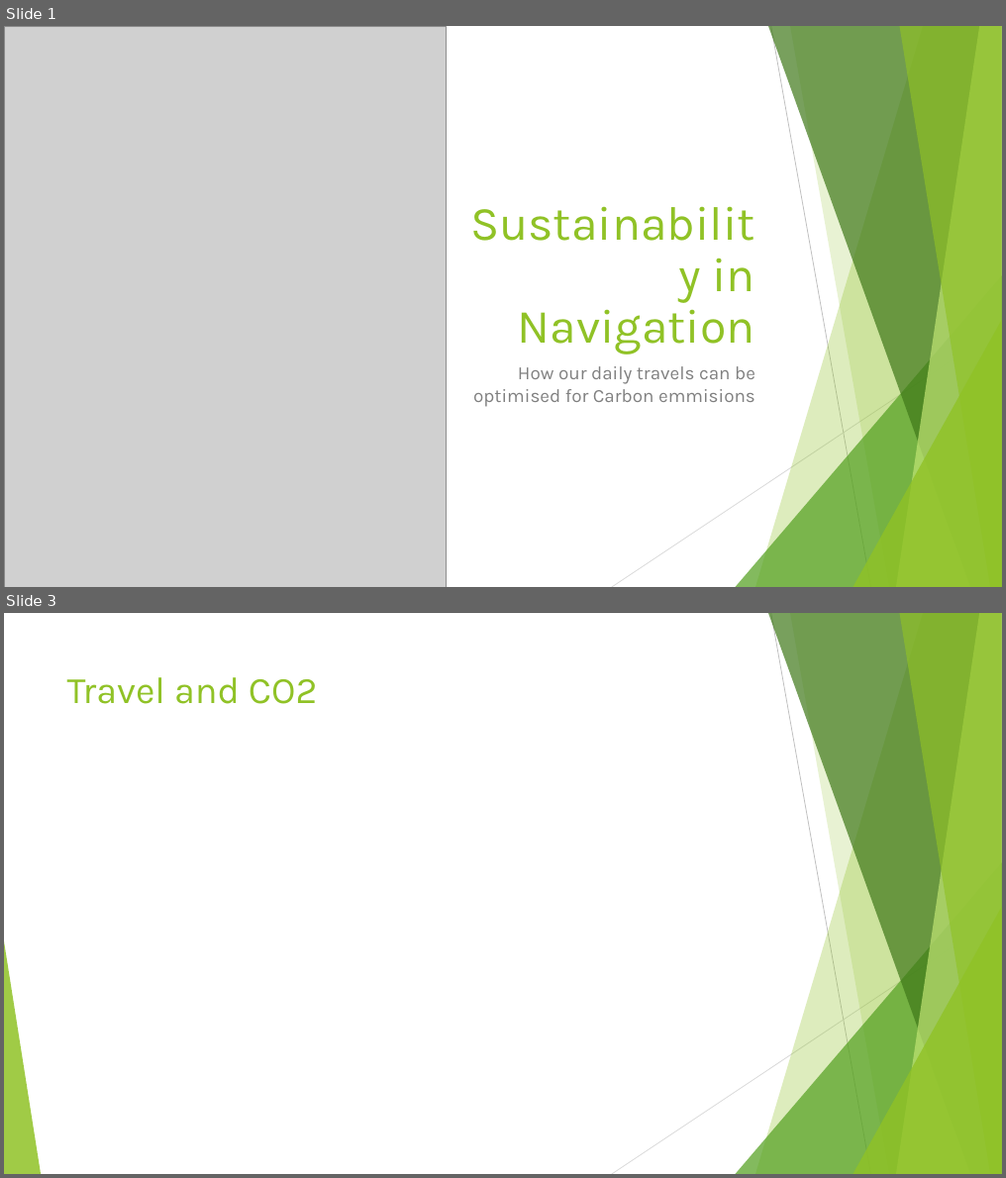
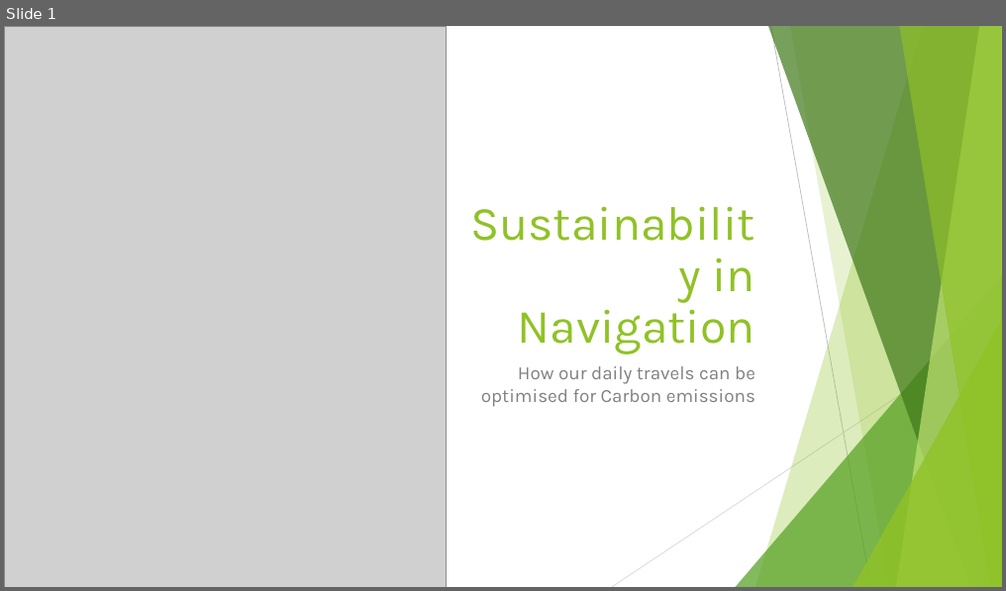
Before and after one commit to VlaStudy/ModelMapping, a slide deck: SustainabilityInNavigationPresentation.pptx. Shown one above the other, each under a label of ours: slides 1 and 3 before the commit, slide 1 after it; the slides between them are not shown. The pictures are 1006x1178 and 1006x591 pixels, drawn with LibreOffice and Linux fonts; fonts in the diff are those of the drawing; grey boxes stand for pictures. Boxes give left, top, right and bottom in pixels: in the first picture for what was removed or moved away, otherwise in the second. Text is boxed around its words. In the diff, an @@ line names an element or a change of style, - is before the commit and + after.

```diff
--- a/SustainabilityInNavigationPresentation.pptx
+++ b/SustainabilityInNavigationPresentation.pptx
@@ slide 3 removed at (4,613,1002,1174), background #FFFFFF; not listed: 9 template elements that a slide beside it also shows @@
@@ title removed at (67,677,317,704) @@
-Travel and CO2
@@ triangle removed at (4,942,41,1174) @@
@@ slide 1 changed as well @@
@@ subtitle at (481,367,755,407): text changed @@
-How our daily travels can be optimised for Carbon emmisions
+How our daily travels can be optimised for Carbon emissions
```
Also in this commit, not shown: 5 other slides changed, 3 slides added, 2 other slides removed, 2 other files.
